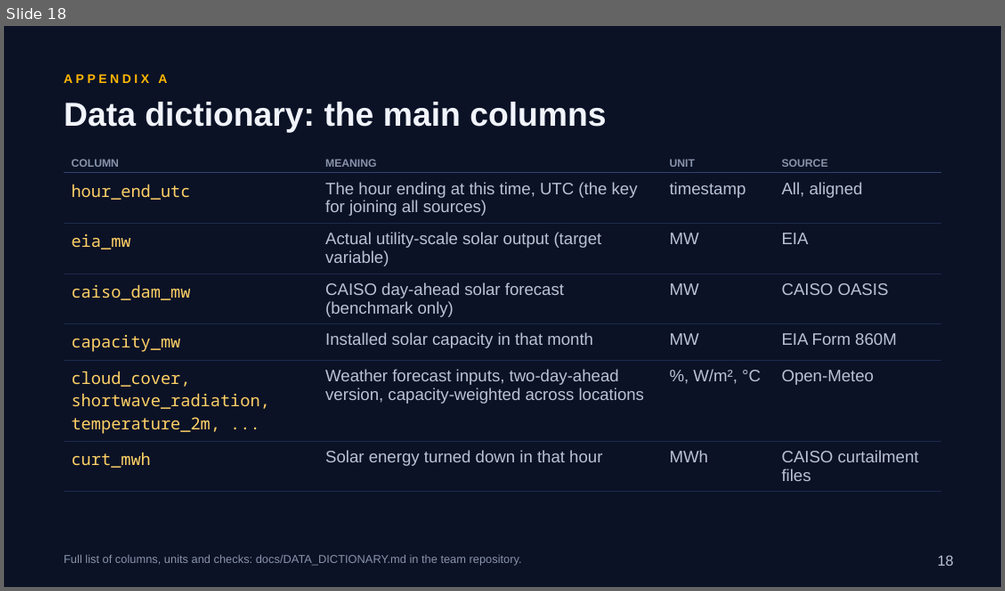
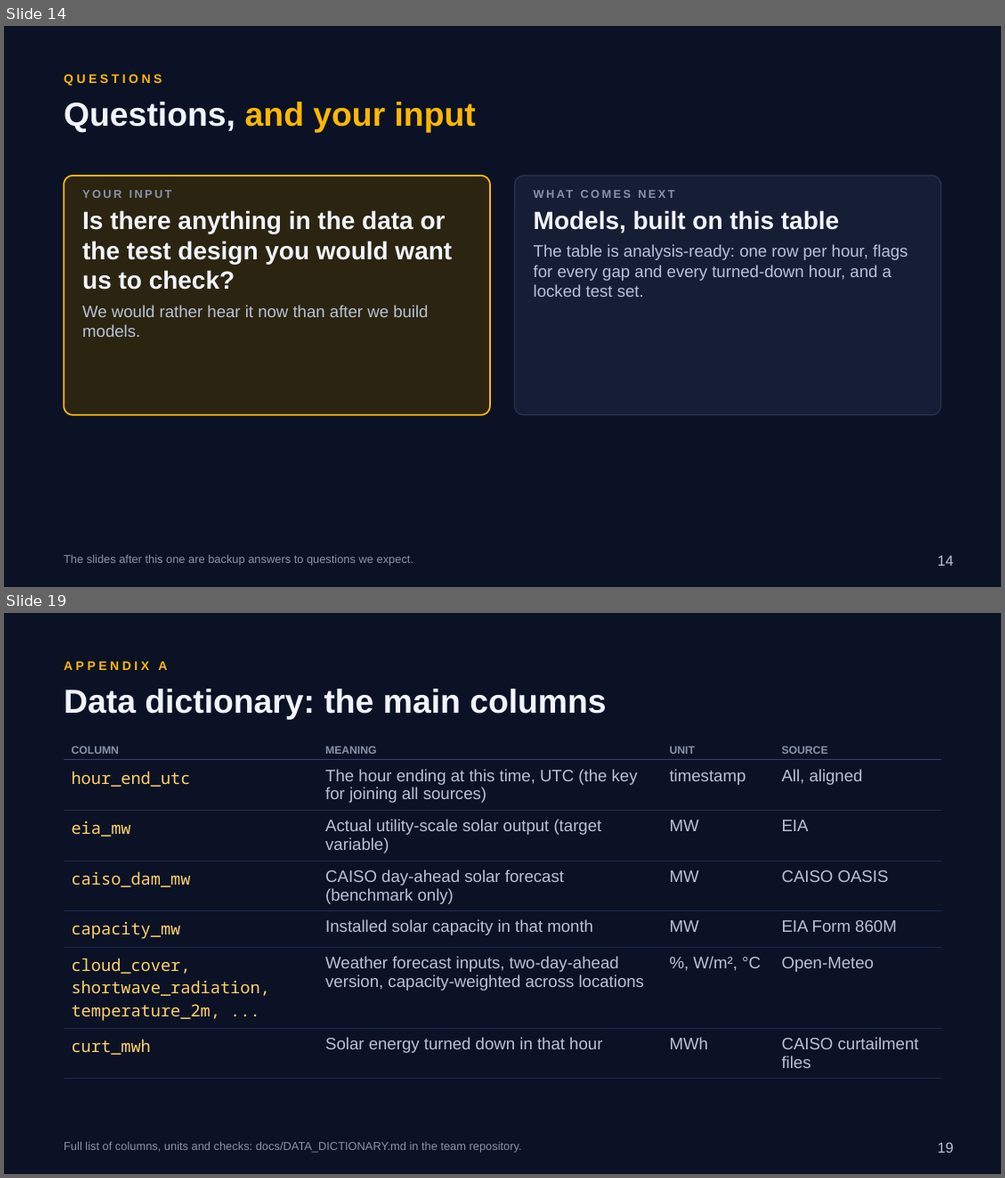
Before and after one commit to RaulSolaNavarro/caiso-solar-forecast, a slide deck: deck/capstone2/Capstone2_Deck.pptx. Shown one above the other, each under a label of ours: slide 18 before the commit, slides 14 and 19 after it; the slides between them are not shown. The pictures are 1005x591 and 1005x1178 pixels, drawn with LibreOffice and Linux fonts; fonts in the diff are those of the drawing. Boxes give left, top, right and bottom in pixels: in the first picture for what was removed or moved away, otherwise in the second. Text is boxed around its words. In the diff, an @@ line names an element or a change of style, - is before the commit and + after.

```diff
--- a/deck/capstone2/Capstone2_Deck.pptx
+++ b/deck/capstone2/Capstone2_Deck.pptx
@@ slide 14 added at (4, 26, 1001, 587), background #0B1226 @@
@@ text added at (64, 74, 162, 86), 12 pt, text #FFB703, bold @@
+QUESTIONS
@@ text added at (64, 102, 476, 133), 32 pt, text #FFB703, bold @@
+Questions, and your input
@@ rounded rectangle added at (64, 176, 490, 415), fill #2A2410, outline #FFB703 1.5 pt @@
@@ rounded rectangle added at (515, 176, 941, 415), fill #161E36, outline #2A3350 1 pt @@
@@ text added at (82, 190, 452, 337), 24 pt, text #F1F4FB, bold @@
+YOUR INPUT
+Is there anything in the data or the test design you would want us to check?
+We would rather hear it now than after we build models.
@@ text added at (534, 210, 907, 297), 16 pt, text #B9C2D6 @@
+WHAT COMES NEXT
+Models, built on this table
+The table is analysis-ready: one row per hour, flags for every gap and every turned-down hour, and a locked test set.
@@ text added at (64, 555, 413, 565), 11 pt, text #8893AB @@
+The slides after this one are backup answers to questions we expect.
@@ page number added at (938, 555, 954, 565), 14 pt, text #B9C2D6 @@
+14
@@ what was slide 18 is now slide 19 @@
@@ page number at (938, 1142, 954, 1152): text changed @@
-18
+19
```
Also in this commit, not shown: 7 slides changed, 7 other slides added, 7 slides removed, 3 other files.
